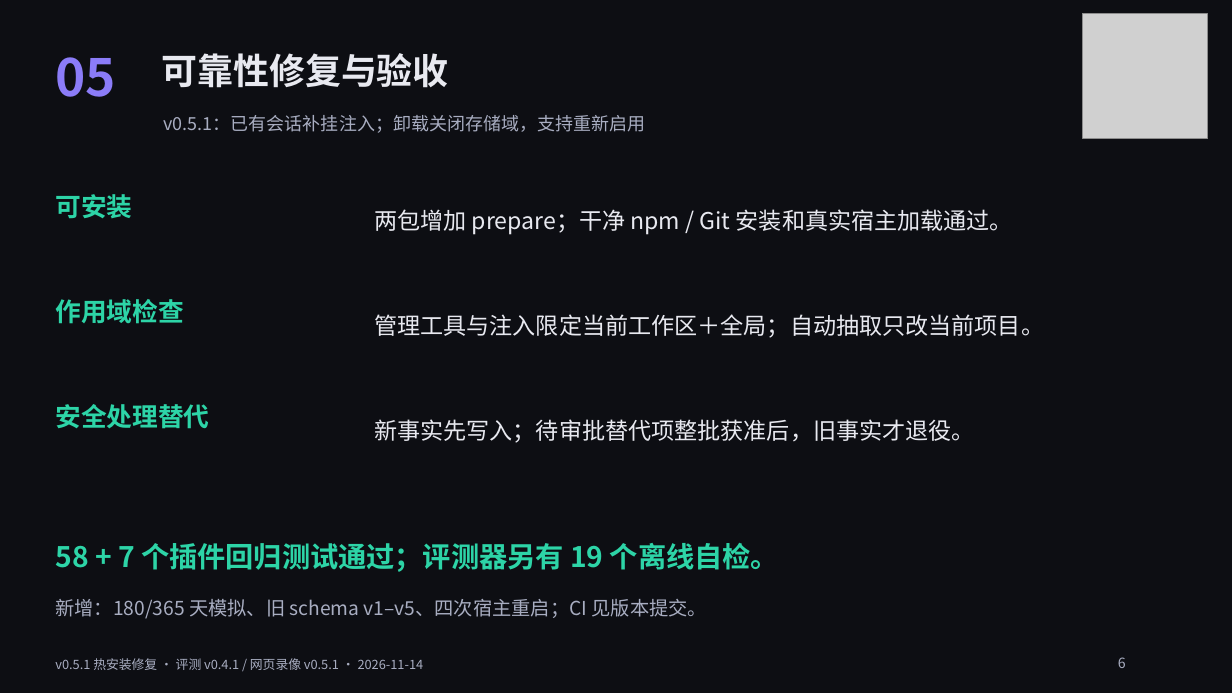
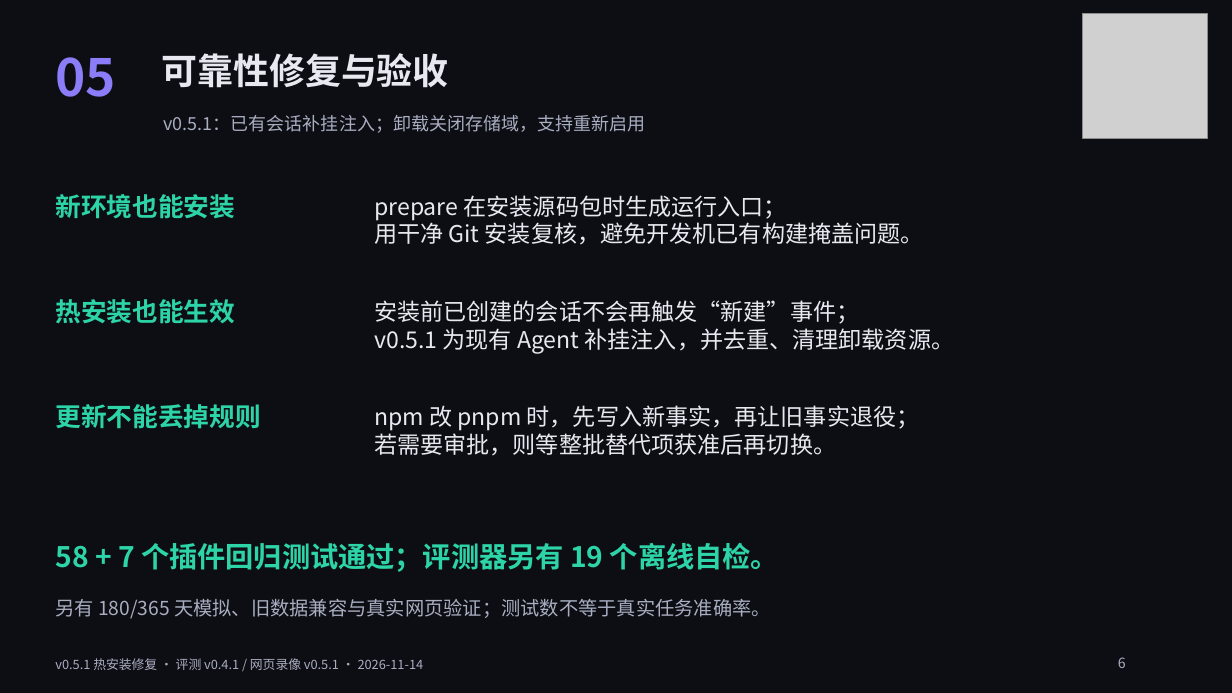
Before and after one commit to ChenYueqi2024/dsh-memory, a slide deck: slide 6 of downloads/dsh-memory-defense.pptx. Drawn at 1232x693 pixels with LibreOffice and Linux fonts; fonts in the diff are those of the drawing; grey boxes stand for pictures. Boxes give left, top, right and bottom in pixels: in the first picture for what was removed or moved away, otherwise in the second. Text is boxed around its words. In the diff, an @@ line names an element or a change of style, - is before the commit and + after.

Commit message:
docs: 同步真实截图答辩材料与逐页讲稿

```diff
--- a/downloads/dsh-memory-defense.pptx
+++ b/downloads/dsh-memory-defense.pptx
@@ text at (x1=55, y1=194, x2=235, y2=219): text changed @@
-可安装
+新环境也能安装
@@ text at (x1=374, y1=195, x2=924, y2=245): text changed @@
-两包增加 prepare；干净 npm / Git 安装和真实宿主加载通过。
+prepare 在安装源码包时生成运行入口；
+用干净 Git 安装复核，避免开发机已有构建掩盖问题。
@@ text at (x1=55, y1=299, x2=235, y2=324): text changed @@
-作用域检查
+热安装也能生效
@@ text at (x1=374, y1=300, x2=955, y2=354): text changed @@
-管理工具与注入限定当前工作区＋全局；自动抽取只改当前项目。
+安装前已创建的会话不会再触发“新建”事件；
+v0.5.1 为现有 Agent 补挂注入，并去重、清理卸载资源。
@@ text at (x1=55, y1=404, x2=261, y2=429): text changed @@
-安全处理替代
+更新不能丢掉规则
@@ text at (x1=374, y1=405, x2=920, y2=456): text changed @@
-新事实先写入；待审批替代项整批获准后，旧事实才退役。
+npm 改 pnpm 时，先写入新事实，再让旧事实退役；
+若需要审批，则等整批替代项获准后再切换。
@@ text at (x1=55, y1=599, x2=771, y2=619): text changed @@
-新增：180/365 天模拟、旧 schema v1–v5、四次宿主重启；CI 见版本提交。
+另有 180/365 天模拟、旧数据兼容与真实网页验证；测试数不等于真实任务准确率。
```
Also in this commit, not shown: 7 other slides changed, 1 slide added, 1 slide removed, 4 other files.
